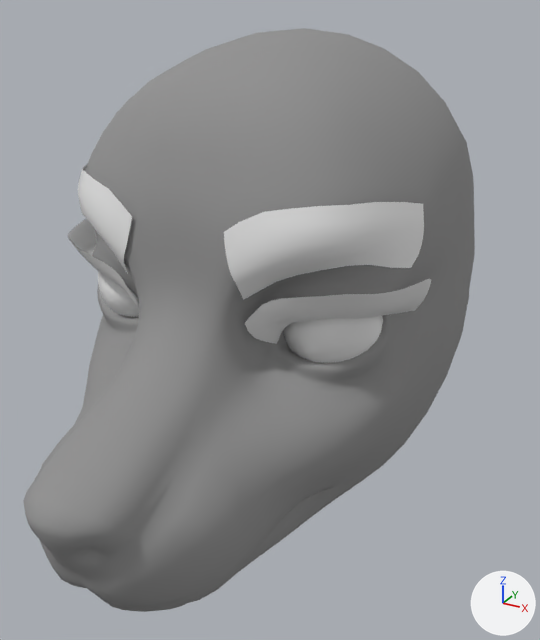
What one commit did to the glTF model Mesh/Parts/Head/CanineHead/CanineHead.glb.
Rendered twice from a 50 mm camera at (0.16, -0.33, 0.212) aimed at (0.009, -0.055, 0.074). Lighting does not change. The marker at lower right points along +X, +Y and +Z. The first picture is the older version. Vertices at exactly the same position are counted once.

Objects in the first picture: 'CanineHead', 'EyeBrows', 'Eyelashes', 'Eyes'.
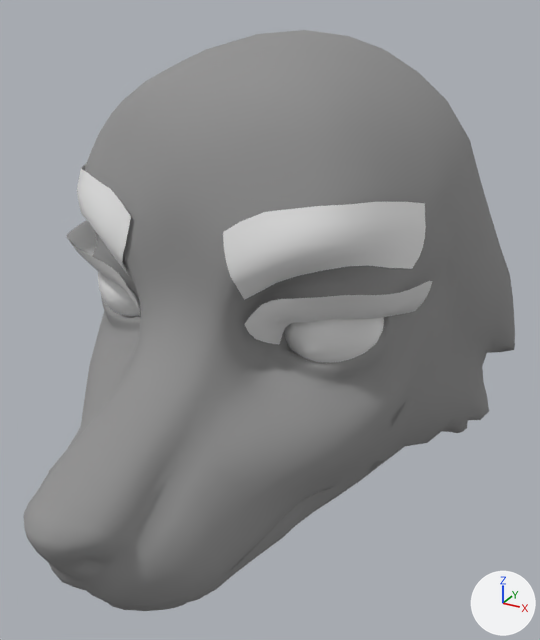
Commit message: cheekfluff for the canine head

The change, as a list of edits to the scene's bpy script:
```text
Change me_retopoflow_001:
    used by ob_caninehead; location = (0.0, 0.0, 0.0)
    remove me_retopoflow_001.from_pydata(...)  # 2161 vertices, 4260 faces; spans x -0.084..0.084, y -0.194..0.09, z -0.022..0.197
    add me_retopoflow_001.from_pydata(...)  # 2161 vertices, 4260 faces; spans x -0.084..0.084, y -0.196..0.09, z -0.022..0.196
    me_retopoflow_001 part 1: 1265 of 2161 vertices moved; they spanned x -0.084..0.084, y -0.194..0.011, z -0.019..0.186 and now span x -0.084..0.084, y -0.196..0.011, z -0.018..0.186; mean shift (0.0, 0.0, -0.001); largest move (0.041, -0.145, 0.041) -> (0.036, -0.145, 0.039)
    other edits to the shape of me_retopoflow_001 do not show in these pictures
Change me_retopoflow_007:
    used by ob_eyebrows; location = (0.0, 0.0, 0.0)
    before: 66 (-0.035, -0.107, 0.141) at pixel (108, 188), 68 (-0.052, -0.099, 0.144) at pixel (87, 173), 73 (-0.023, -0.113, 0.121) at pixel (126, 245), 78 (-0.021, -0.112, 0.128) at pixel (130, 228), 79 (-0.037, -0.108, 0.136) at pixel (103, 200)
    before: 83 (-0.026, -0.112, 0.113) at pixel (123, 263), 98 (-0.044, -0.103, 0.143) at pixel (95, 180), 101 (-0.046, -0.105, 0.138) at pixel (89, 192), 107 (-0.032, -0.111, 0.117) at pixel (113, 251), 108 (-0.025, -0.113, 0.117) at pixel (124, 254)
    before: 116 (-0.031, -0.111, 0.121) at pixel (112, 242), 117 (-0.022, -0.112, 0.125) at pixel (128, 236), 118 (-0.038, -0.109, 0.133) at pixel (99, 209)
    remove me_retopoflow_007.from_pydata(...)  # 126 vertices, 192 faces; spans x -0.079..0.079, y -0.113..-0.058, z 0.107..0.144
    add me_retopoflow_007.from_pydata(...)  # 126 vertices, 192 faces; spans x -0.08..0.08, y -0.114..-0.058, z 0.107..0.144
    me_retopoflow_007 part 2
    add for i in [73, 78, 83, 107, 108, 116, 117]: me_retopoflow_007.vertices[i].co += Vector((0.0, -0.001, 0.0))
    add for i in [66, 68, 79, 98, 101, 118]: me_retopoflow_007.vertices[i].co += Vector((0.0, 0.001, 0.0))
    other edits to the shape of me_retopoflow_007 do not show in these pictures
Add me_retopoflow_005:
    me_retopoflow_005.from_pydata(...)  # 424 vertices, 756 faces; spans x -0.107..0.107, y -0.07..0.078, z -0.015..0.182
    me_retopoflow_005.materials.append(mat_caninehead)  # grey #919191
Add ob_canineheadfluff:
    ob_canineheadfluff = bpy.data.objects.new('CanineHeadFluff', me_retopoflow_005)
    ob_canineheadfluff.location = (0.0, 0.0, 0.0)
```

What differs and where, as boxes [x1, y1, x2, y2] in the pictures (540 x 640 px; the box of a moved part takes in the faces that stretch with it):
'CanineHead', reshaped (6% narrower)
    before: [23, 28, 475, 612]
    after: [24, 30, 448, 611]
'CanineHeadFluff', added
    after: [353, 69, 515, 464]
'EyeBrows', reshaped
    before: [78, 165, 424, 300]
    after: [77, 163, 426, 300]
part 1 of me_retopoflow_001, moved or reshaped
    before: [23, 68, 475, 608]
    after: [24, 67, 435, 609]
part 2 of me_retopoflow_007, moved or reshaped
    before: [82, 169, 132, 274]
    after: [81, 168, 131, 274]
